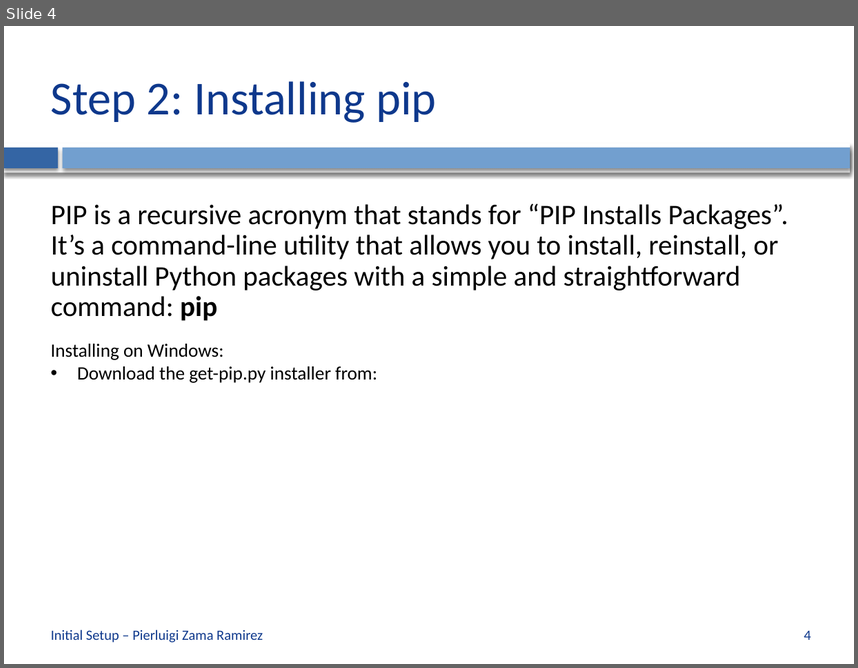
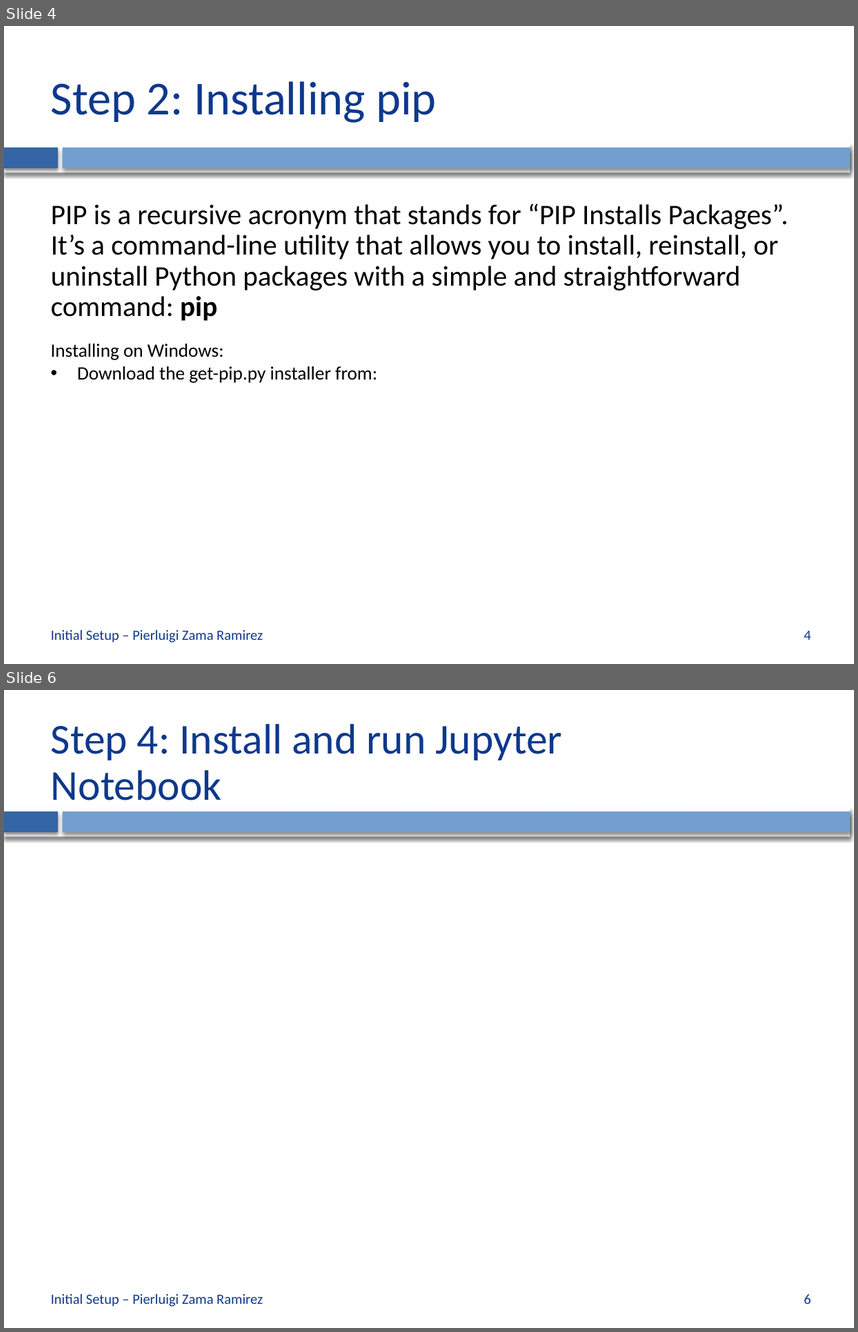
Before and after one commit to CVLAB-Unibo/ComputerVisionImageProcessing-LabSessions, a slide deck: LabSession0 - Initial Setup.pptx. Shown one above the other, each under a label of ours: slide 4 before the commit, slides 4 and 6 after it; the slides between them are not shown. The pictures are 858x668 and 858x1332 pixels, drawn with LibreOffice and Linux fonts; fonts in the diff are those of the drawing; background and template pictures are left out. Boxes give left, top, right and bottom in pixels: in the first picture for what was removed or moved away, otherwise in the second. Text is boxed around its words. In the diff, an @@ line names an element or a change of style, - is before the commit and + after.

```diff
--- a/LabSession0 - Initial Setup.pptx
+++ b/LabSession0 - Initial Setup.pptx
@@ slide 6 added at box(4, 690, 854, 1328), background #FFFFFF; not listed: 3 template elements that a slide beside it also shows @@
@@ title added at box(51, 724, 562, 800), 36 pt, text #0E388C @@
+Step 4: Install and run Jupyter Notebook
@@ text added at box(51, 1293, 263, 1306), 12 pt, text #0E388C @@
+Initial Setup – Pierluigi Zama Ramirez
@@ page number added at box(804, 1294, 811, 1303), 12 pt, text #0E388C @@
+6
```
Also in this commit, not shown: 4 other slides added.
